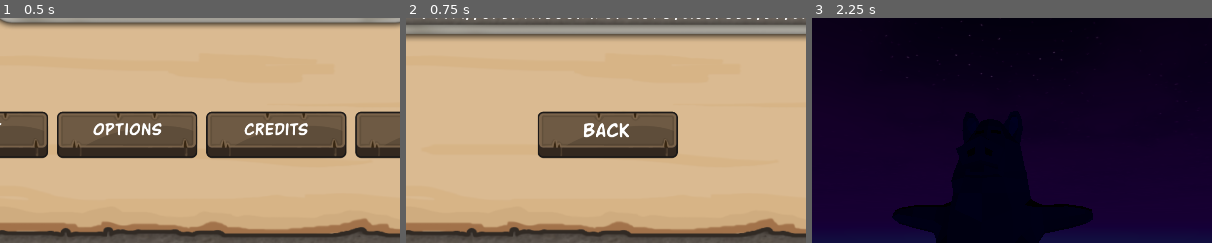
Above: before the commit, frames 1-3 (left to right).
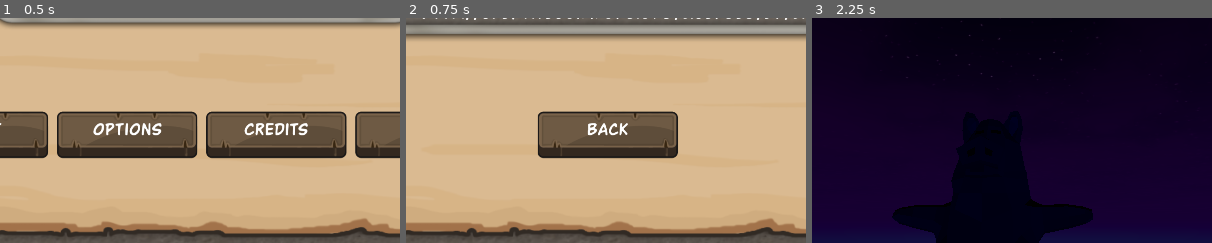
Above: after the commit, the same moments.

Repository: MattCharles/PigOne
Game: Godot game, scene res://Scenes/main_menu.tscn
The game is run twice, just before and just after one commit, with the same random seed, the same clock (stepped at 60 frames per second) and the same inputs.
Inputs (mouse positions are % of the whole screen's width and height, from its top left):
- Up to frame 1 (0.5 s): no input
- Up to frame 2 (0.75 s): click "Credits" at 0.5 s
- Up to frame 3 (2.25 s): click (49, 73) at 1.25 s, where only the run before the commit has a clickable "BACK"; click "Start" at 2 s
The pictures show only the part of the screen within x 24-74%, y 43-93%; the shares and areas given below are measured in that part.

Frame 1 is identical in both runs. In frame 2, 0.4% of the frame differs, in the area x 44-56%, y 46-54%; in frame 3, nothing differs.

Commit message:
Cleanup credits scene

Diff:
--- a/Scenes/credits.gd
+++ b/Scenes/credits.gd
@@ -1,4 +1,4 @@
 extends Control
 
-func _on_back_button_pressed():
+func _on_back_pressed():
 	get_tree().change_scene_to_file("res://Scenes/main_menu.tscn")
--- a/Scenes/credits.tscn
+++ b/Scenes/credits.tscn
@@ -1,45 +1,12 @@
-[gd_scene load_steps=21 format=3 uid="uid://nt2i2tukgrsx"]
+[gd_scene load_steps=8 format=3 uid="uid://nt2i2tukgrsx"]
 
 [ext_resource type="Script" path="res://Scenes/credits.gd" id="1_u54dc"]
 [ext_resource type="Texture2D" uid="uid://cyl5ou74o5epx" path="res://Images/UI board Large  stone.png" id="2_2jey8"]
 [ext_resource type="Texture2D" uid="uid://y0u768d3d1ja" path="res://Images/UI board Large  parchment.png" id="3_aiabe"]
-[ext_resource type="Texture2D" uid="uid://v0nsl7h20c4t" path="res://Images/TextBTN_Big.png" id="4_7il5n"]
-[ext_resource type="Texture2D" uid="uid://b65mbochgeqv4" path="res://Images/TextBTN_Big_Pressed.png" id="5_dg8vt"]
-[ext_resource type="Texture2D" uid="uid://br33midyugaa5" path="res://Images/ModButton.png" id="6_mbk0b"]
-[ext_resource type="FontFile" uid="uid://b7r0m4wv7n1s2" path="res://Fonts/buddychampion.ttf" id="7_qnuyi"]
+[ext_resource type="PackedScene" uid="uid://c1l88v70ir6ui" path="res://Scenes/big_button.tscn" id="4_cxtsh"]
 [ext_resource type="Texture2D" uid="uid://cdimxm8almcha" path="res://Images/IRONY TITLE  Large.png" id="8_03xr4"]
 [ext_resource type="FontFile" uid="uid://cs63ql10bief" path="res://Fonts/buddychampionrotate.ttf" id="9_a3rwh"]
 [ext_resource type="AudioStream" uid="uid://dcjr1dj27vm7c" path="res://Sounds/Music/Holiday Weasel.mp3" id="10_cv2ek"]
-[ext_resource type="AudioStream" uid="uid://bn1tn2a2e7jdv" path="res://Sounds/oink1.wav" id="11_8dld1"]
-[ext_resource type="AudioStream" uid="uid://bt7suxliafnwu" path="res://Sounds/oink2.wav" id="12_0iluf"]
-[ext_resource type="AudioStream" uid="uid://05qki6htr1km" path="res://Sounds/oink3.wav" id="13_m6ddd"]
-[ext_resource type="AudioStream" uid="uid://dbhfggxb3plcw" path="res://Sounds/oink4.wav" id="14_gyfse"]
-[ext_resource type="AudioStream" uid="uid://cyomk1bwwj21b" path="res://Sounds/oink5.wav" id="15_nd07y"]
-[ext_resource type="AudioStream" uid="uid://dkp2johb8vcnc" path="res://Sounds/oink6.wav" id="16_aqfsr"]
-[ext_resource type="AudioStream" uid="uid://bjgrhwxbgopqr" path="res://Sounds/oink7.wav" id="17_jepk5"]
-[ext_resource type="AudioStream" uid="uid://dvw66ibj15d40" path="res://Sounds/oink8.wav" id="18_bpncy"]
-[ext_resource type="AudioStream" uid="uid://biln2w7msr8jr" path="res://Sounds/oink9.wav" id="19_0t0b6"]
-
-[sub_resource type="AudioStreamRandomizer" id="AudioStreamRandomizer_svkjy"]
-streams_count = 9
-stream_0/stream = ExtResource("11_8dld1")
-stream_0/weight = 1.0
-stream_1/stream = ExtResource("12_0iluf")
-stream_1/weight = 1.0
-stream_2/stream = ExtResource("13_m6ddd")
-stream_2/weight = 1.0
-stream_3/stream = ExtResource("14_gyfse")
-stream_3/weight = 1.0
-stream_4/stream = ExtResource("15_nd07y")
-stream_4/weight = 1.0
-stream_5/stream = ExtResource("16_aqfsr")
-stream_5/weight = 1.0
-stream_6/stream = ExtResource("17_jepk5")
-stream_6/weight = 1.0
-stream_7/stream = ExtResource("18_bpncy")
-stream_7/weight = 1.0
-stream_8/stream = ExtResource("19_0t0b6")
-stream_8/weight = 1.0
 
 [node name="Credits" type="Control"]
 layout_mode = 3
@@ -90,32 +57,16 @@
 anchor_top = 0.641
 anchor_right = 0.873
 anchor_bottom = 0.82
-offset_left = -0.00901794
-offset_top = -0.0750122
+offset_left = -0.00900269
+offset_top = -0.0749512
 offset_right = -1.28711
-offset_bottom = -3.50006
+offset_bottom = -80.5
 theme_override_constants/separation = 20
 alignment = 1
 
-[node name="BackButton" type="TextureButton" parent="ButtonContainer"]
+[node name="Back" parent="ButtonContainer" instance=ExtResource("4_cxtsh")]
 layout_mode = 2
-texture_normal = ExtResource("4_7il5n")
-texture_pressed = ExtResource("5_dg8vt")
-texture_hover = ExtResource("6_mbk0b")
-
-[node name="Label" type="Label" parent="ButtonContainer/BackButton"]
-layout_mode = 1
-anchors_preset = -1
-anchor_right = 0.985
-anchor_bottom = 0.474
-offset_right = 0.0699768
-offset_bottom = -0.00801086
-theme_override_fonts/font = ExtResource("7_qnuyi")
-theme_override_font_sizes/font_size = 64
-text = "BACK
-"
-horizontal_alignment = 1
-vertical_alignment = 1
+text = "Back"
 
 [node name="TitleBackground" type="Sprite2D" parent="."]
 position = Vector2(982, 377)
@@ -146,11 +97,4 @@
 stream = ExtResource("10_cv2ek")
 autoplay = true
 
-[node name="Oinker" type="AudioStreamPlayer" parent="."]
-stream = SubResource("AudioStreamRandomizer_svkjy")
-bus = &"SFX"
-
-[node name="Music" type="AudioStreamPlayer2D" parent="."]
-bus = &"Music"
-
-[connection signal="pressed" from="ButtonContainer/BackButton" to="." method="_on_back_button_pressed"]
+[connection signal="pressed" from="ButtonContainer/Back" to="." method="_on_back_pressed"]
